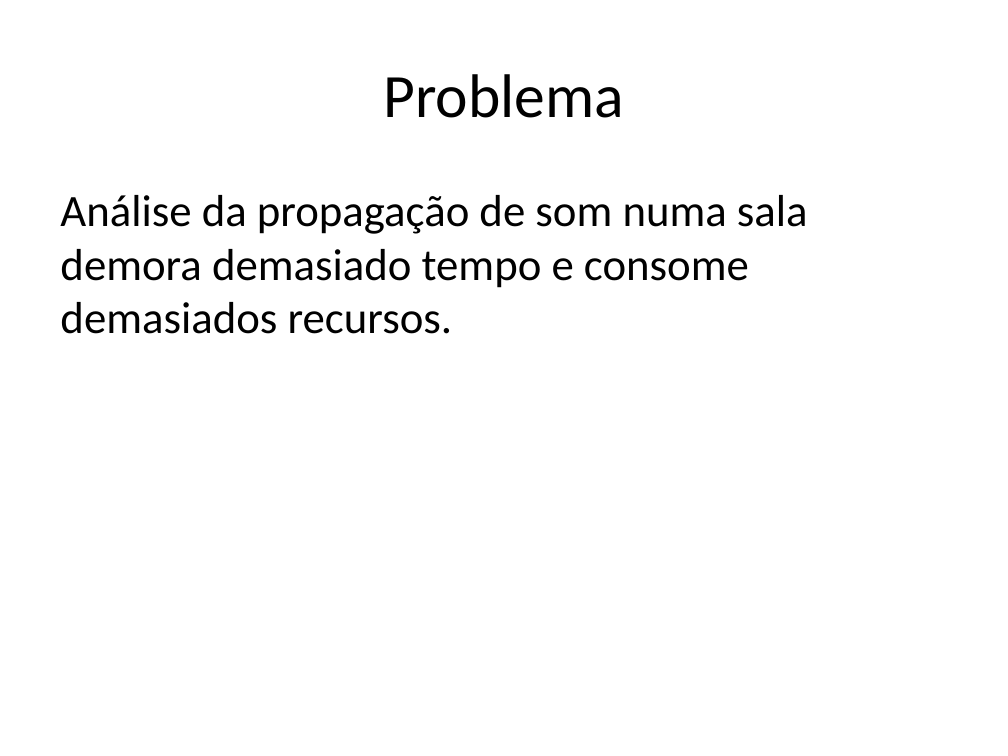
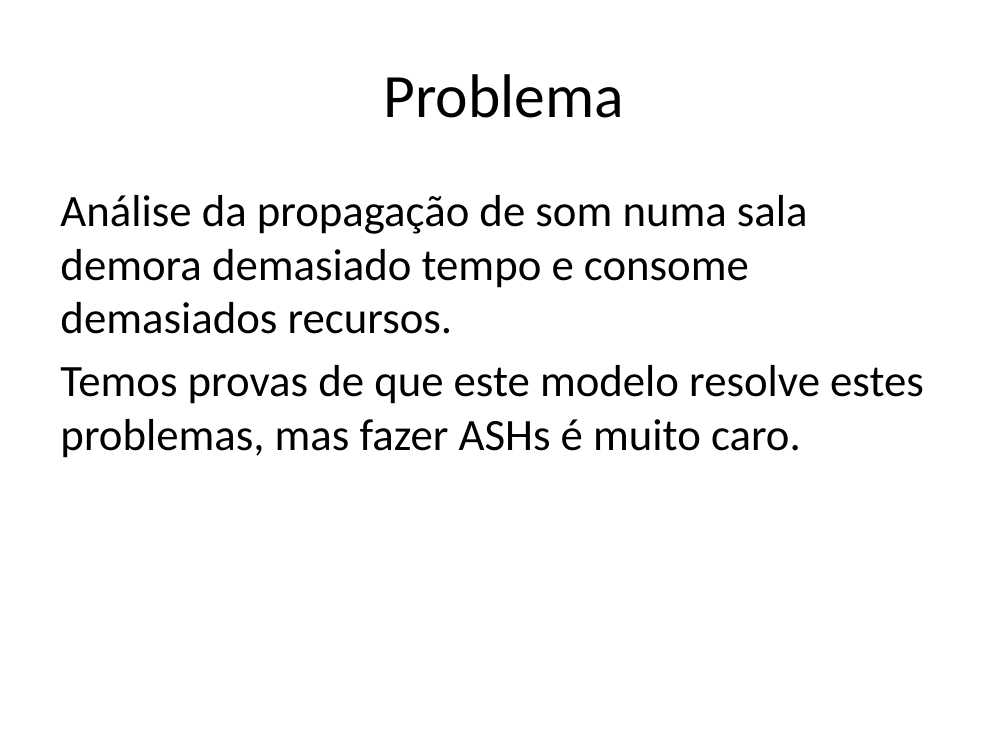
Before and after one commit to Meshotron2/comunication, a slide deck: slide 3 of m1-presentation/presentation.pptx. Drawn at 1008x756 pixels with LibreOffice and Linux fonts; fonts in the diff are those of the drawing. Boxes give left, top, right and bottom in pixels: in the first picture for what was removed or moved away, otherwise in the second. Text is boxed around its words. In the diff, an @@ line names an element or a change of style, - is before the commit and + after.

```diff
--- a/m1-presentation/presentation.pptx
+++ b/m1-presentation/presentation.pptx
@@ text at (x1=60, y1=365, x2=924, y2=458): paragraph added @@
+Temos provas de que este modelo resolve estes problemas, mas fazer ASHs é muito caro.
```
Also in this commit, not shown: 5 other slides changed, 3 other files.
